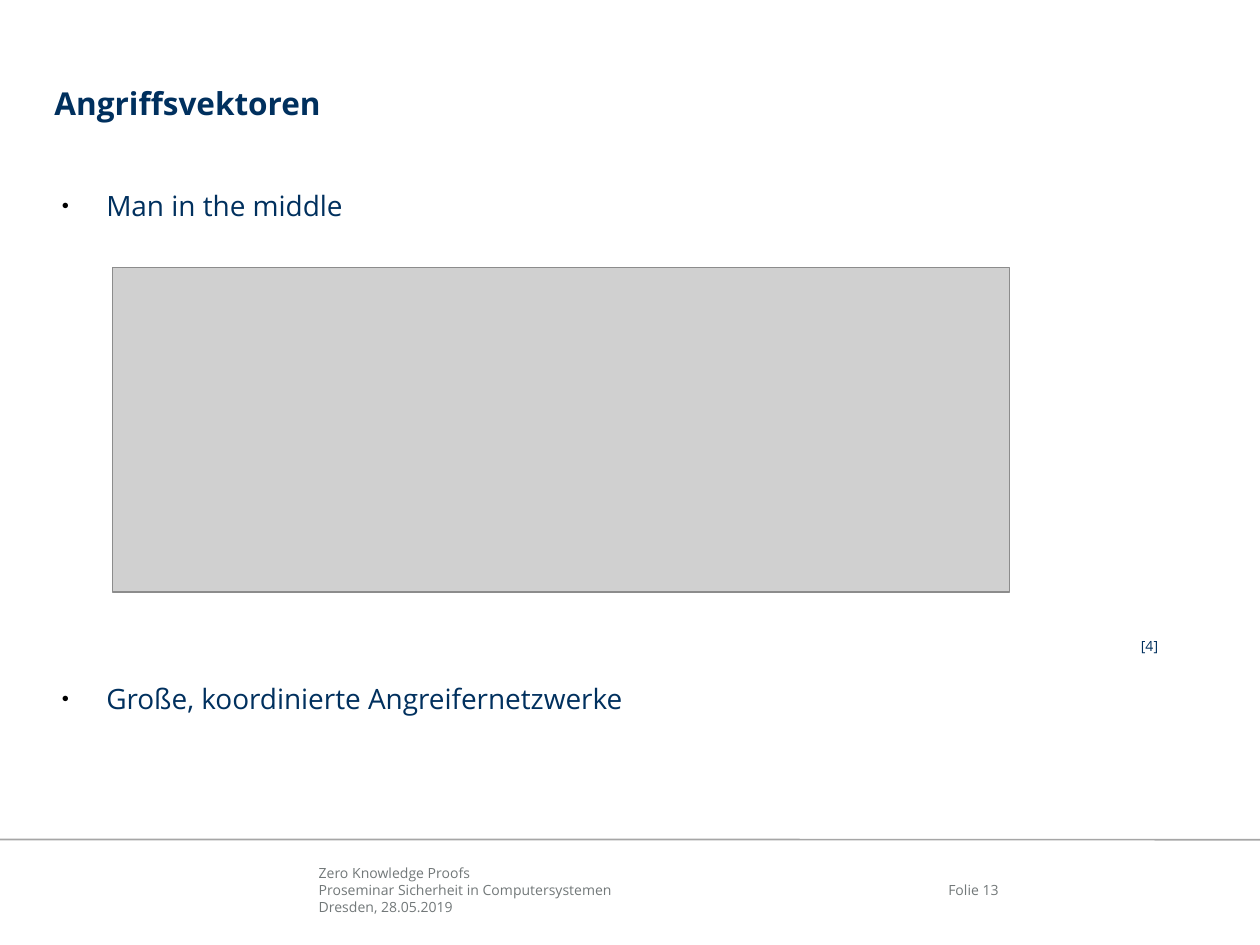
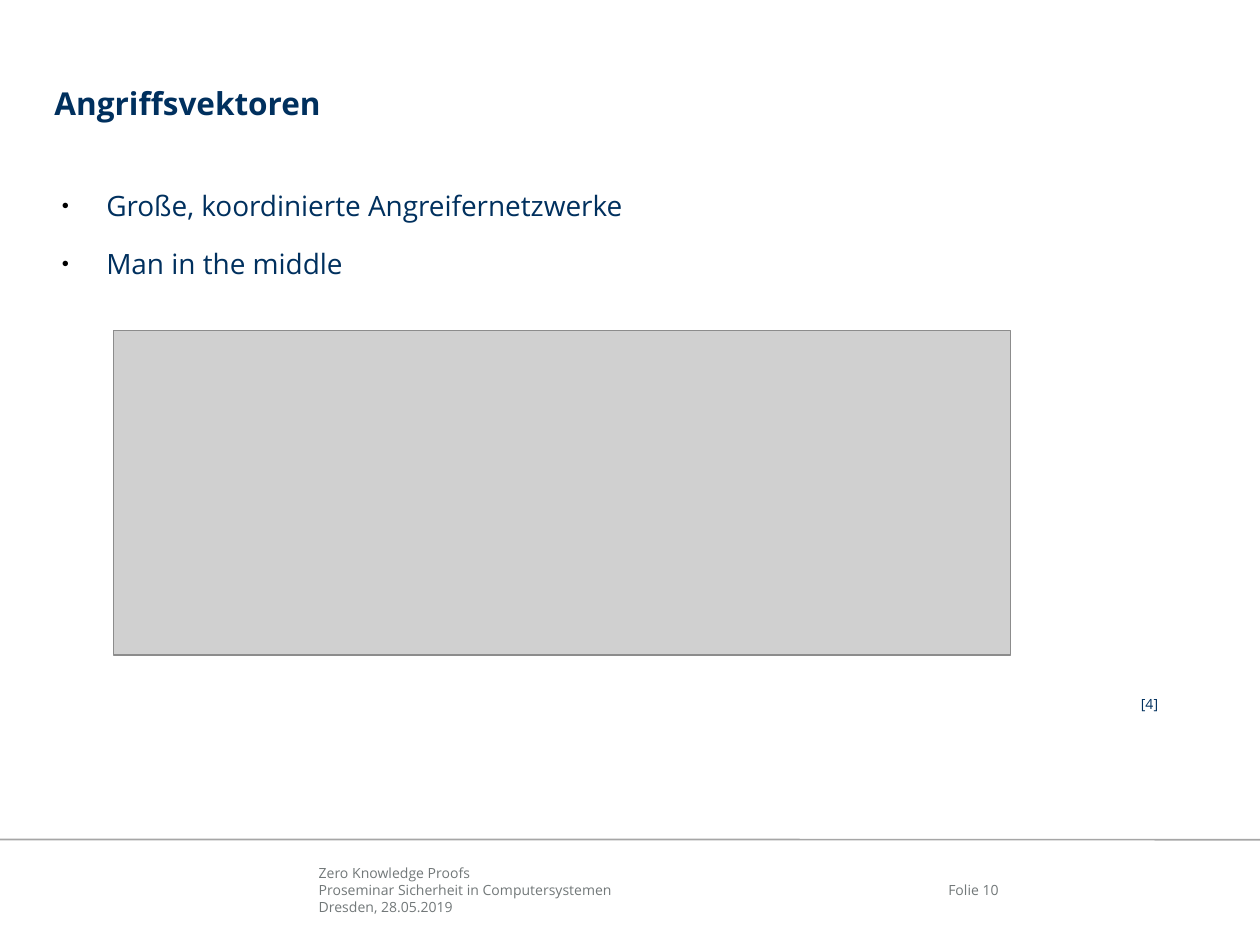
Before and after one commit to mostermann96/Presentations, a slide deck: slide 10 of Zero-Knowledge Proofs/Präsentation/ZKP.odp (slide 13 before the commit). Drawn at 1260x945 pixels with LibreOffice and Linux fonts; fonts in the diff are those of the drawing; grey boxes stand for pictures; background and template pictures are left out. Boxes give left, top, right and bottom in pixels: in the first picture for what was removed or moved away, otherwise in the second. Text is boxed around its words. In the diff, an @@ line names an element or a change of style, - is before the commit and + after.

```diff
--- a/Zero-Knowledge Proofs/Präsentation/ZKP.odp
+++ b/Zero-Knowledge Proofs/Präsentation/ZKP.odp
@@ text at (106, 194, 622, 223): paragraph added @@
+● Große, koordinierte Angreifernetzwerke
@@ picture: place and size @@
-picture at (112, 268, 1009, 592)
+picture at (113, 331, 1011, 655)
@@ text at (106, 687, 622, 716): paragraph removed @@
-● Große, koordinierte Angreifernetzwerke
@@ page number at (948, 884, 999, 895): text changed @@
-Folie 13
+Folie 10
```
Also in this commit, not shown: 3 slides removed, 1 other file.
